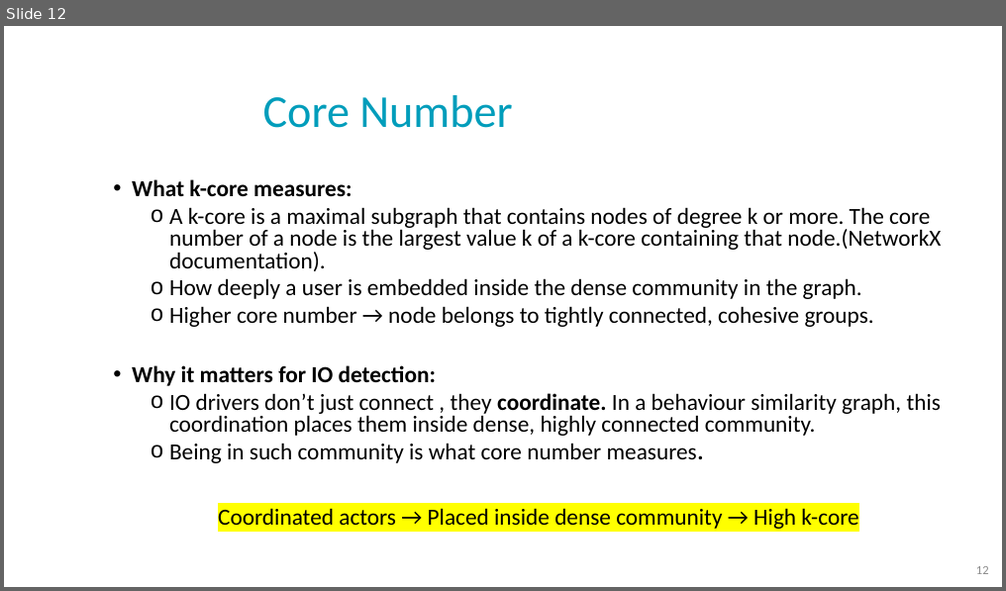
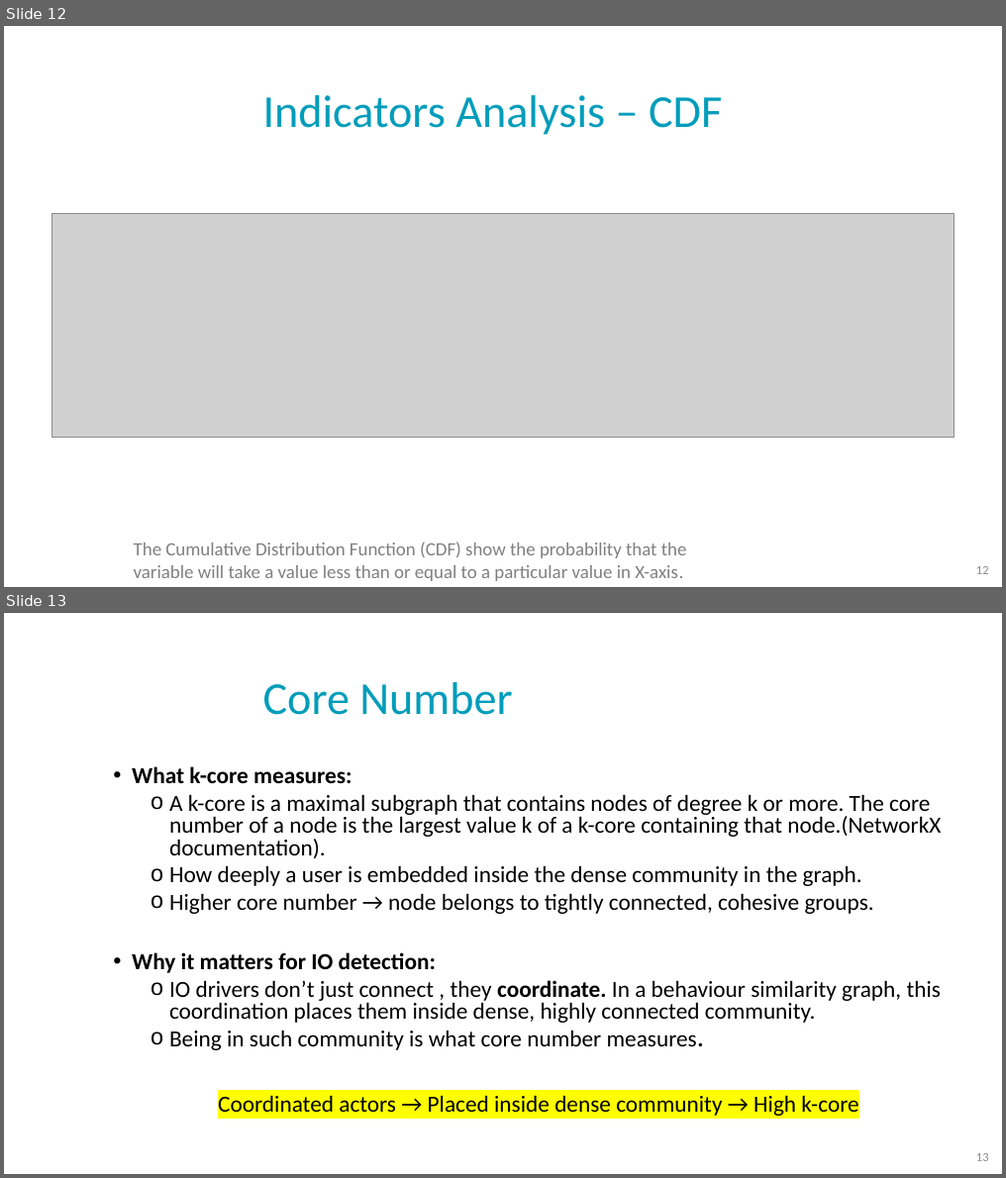
Before and after one commit to NoaTal1996/Backbone-Graph, a slide deck: docs/meeting/2026_05_06_for_investors.pptx. Shown one above the other, each under a label of ours: slide 12 before the commit, slides 12 and 13 after it. The pictures are 1006x591 and 1006x1178 pixels, drawn with LibreOffice and Linux fonts; fonts in the diff are those of the drawing; grey boxes stand for pictures; background and template pictures are left out. Boxes give left, top, right and bottom in pixels: in the first picture for what was removed or moved away, otherwise in the second. Text is boxed around its words. In the diff, an @@ line names an element or a change of style, - is before the commit and + after.

```diff
--- a/docs/meeting/2026_05_06_for_investors.pptx
+++ b/docs/meeting/2026_05_06_for_investors.pptx
@@ slide 12 added at [4,26,1002,587], background picture (left out) @@
@@ title added at [263,95,722,135], 44 pt, text #009DBB @@
+Indicators Analysis – CDF
@@ picture added at [52,213,954,438] @@
@@ text added at [134,542,687,581], 18 pt, text #808080 @@
+The Cumulative Distribution Function (CDF) show the probability that the variable will take a value less than or equal to a particular value in X-axis.
@@ page number added at [976,567,989,574], 12 pt, text #8C8C8C @@
+12
@@ what was slide 12 is now slide 13 @@
```
Also in this commit, not shown: 3 slides changed, 2 slides removed.
